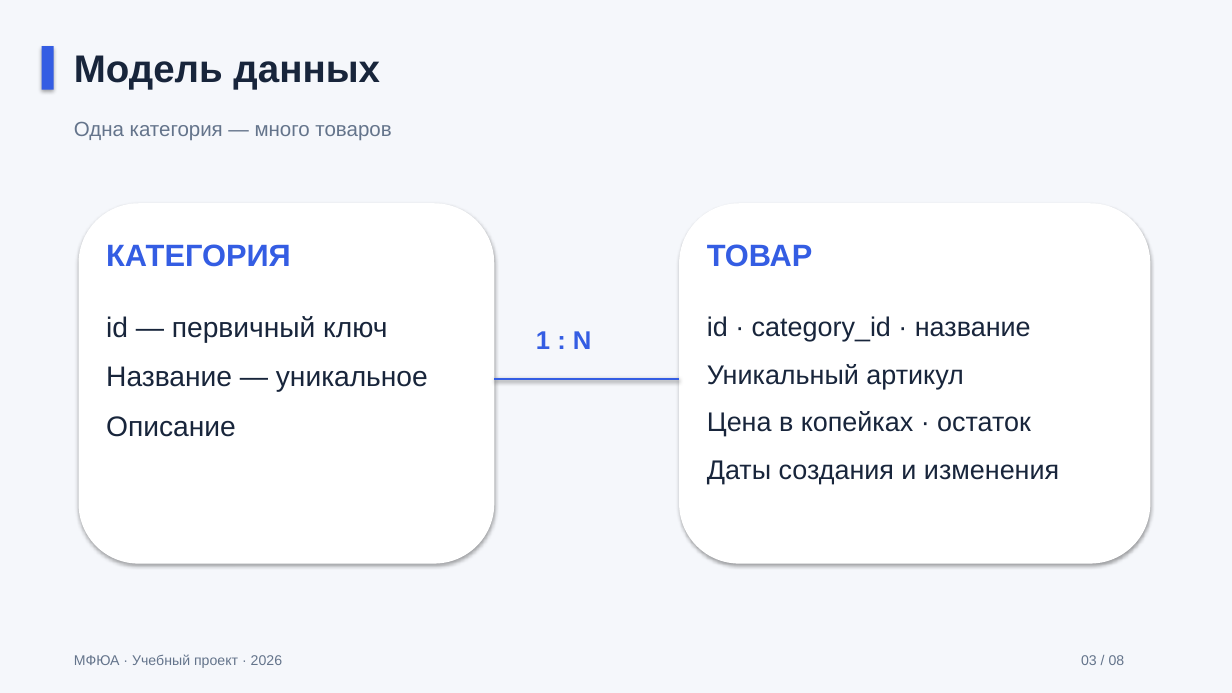
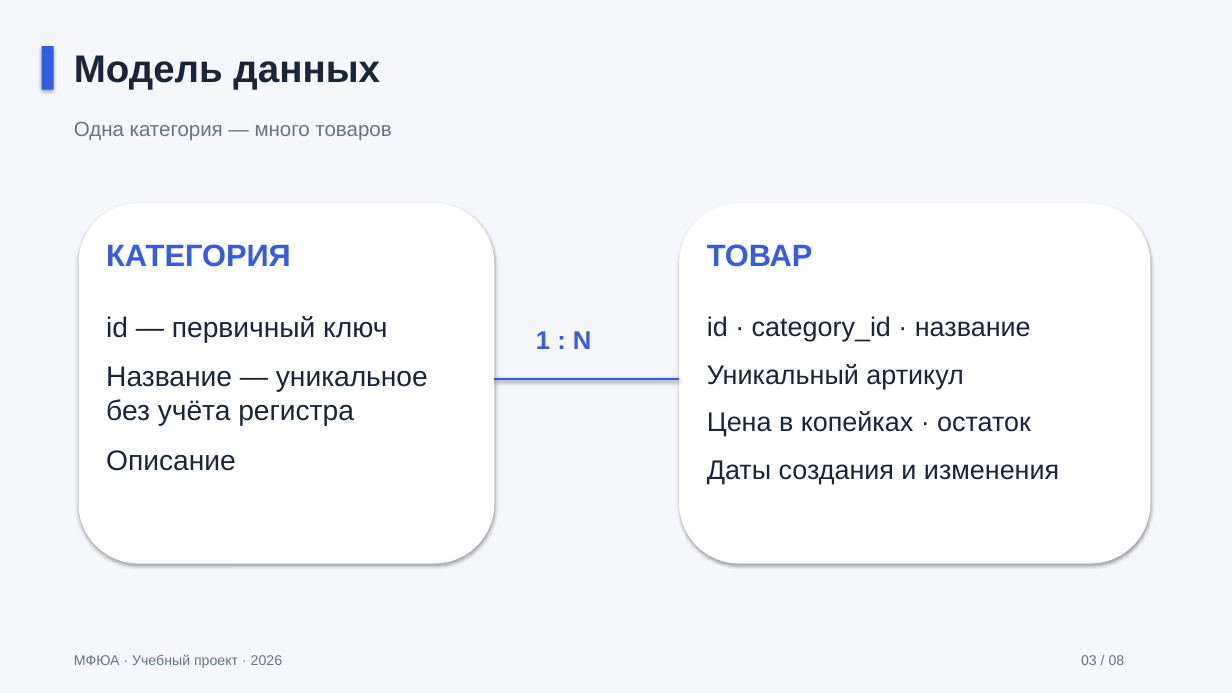
Before and after one commit to Koryza/kyyyyyrsach, a slide deck: slide 3 of docs/defense/catalog_defense.pptx. Drawn at 1232x693 pixels with LibreOffice and Linux fonts; fonts in the diff are those of the drawing. Boxes give left, top, right and bottom in pixels: in the first picture for what was removed or moved away, otherwise in the second. Text is boxed around its words. In the diff, an @@ line names an element or a change of style, - is before the commit and + after.

```diff
--- a/docs/defense/catalog_defense.pptx
+++ b/docs/defense/catalog_defense.pptx
@@ text at (106, 366, 428, 426): text changed @@
-Название — уникальное
+Название — уникальное без учёта регистра
```
Also in this commit, not shown: 2 other slides changed, 40 other files.
